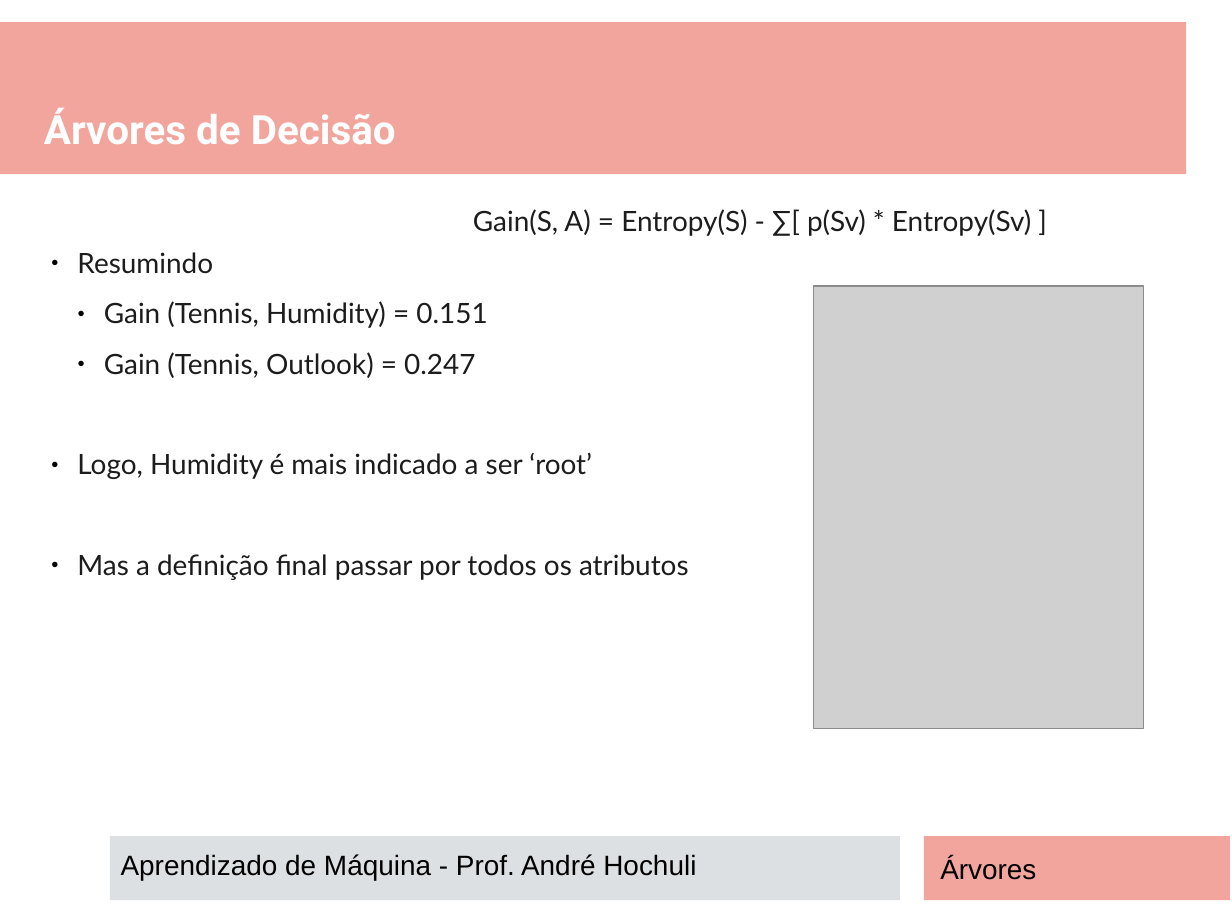
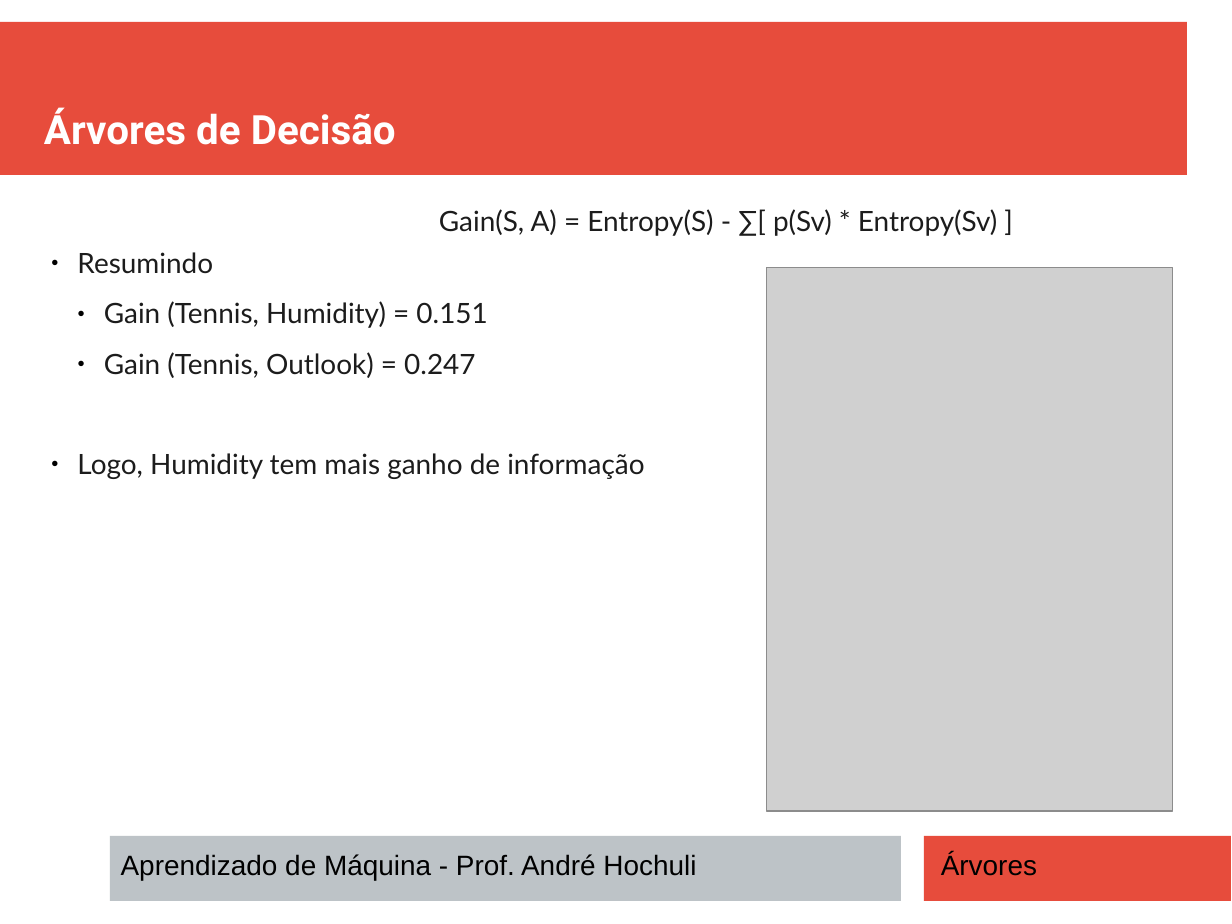
Before and after one commit to andrehochuli/teaching, a slide deck: slide 14 of AprendizadoMaquina/Tópico 02 - Aprendizado Supervisionado/ARVORES DECISÃO/Tópico 02 - Aprendizado-Supervisionado - Arvores.pptx (slide 13 before the commit). Drawn at 1232x924 pixels with LibreOffice and Linux fonts; fonts in the diff are those of the drawing; grey boxes stand for pictures. Boxes give left, top, right and bottom in pixels: in the first picture for what was removed or moved away, otherwise in the second. Text is boxed around its words. In the diff, an @@ line names an element or a change of style, - is before the commit and + after.

```diff
--- a/AprendizadoMaquina/Tópico 02 - Aprendizado Supervisionado/ARVORES DECISÃO/Tópico 02 - Aprendizado-Supervisionado - Arvores.pptx
+++ b/AprendizadoMaquina/Tópico 02 - Aprendizado Supervisionado/ARVORES DECISÃO/Tópico 02 - Aprendizado-Supervisionado - Arvores.pptx
@@ rectangle at [0, 22, 1187, 176]: fill #E74C3C at 50% opacity to #E74C3C @@
@@ text "Gain(S, A) = Entropy(S) - ...": place and size @@
-text "Gain(S, A) = Entropy(S) - ..." at [473, 209, 1031, 236]
+text "Gain(S, A) = Entropy(S) - ..." at [439, 209, 997, 236]
@@ picture: place and size @@
-picture at [814, 286, 1144, 729]
+picture at [767, 267, 1173, 812]
@@ text at [77, 453, 644, 479]: text changed @@
-● Logo, Humidity é mais indicado a ser ‘root’
-● Mas a definição final passar por todos os atributos
+● Logo, Humidity tem mais ganho de informação
@@ rectangle at [110, 836, 901, 901]: fill #BDC3C7 at 50% opacity to #BDC3C7 @@
@@ rectangle at [925, 836, 1232, 901]: fill #E74C3C at 50% opacity to #E74C3C @@
@@ text "Árvores": place and size @@
-text "Árvores" at [940, 857, 1036, 880]
+text "Árvores" at [941, 853, 1037, 876]
```
Also in this commit, not shown: 15 other slides changed, 1 slide added, 1 other file.
